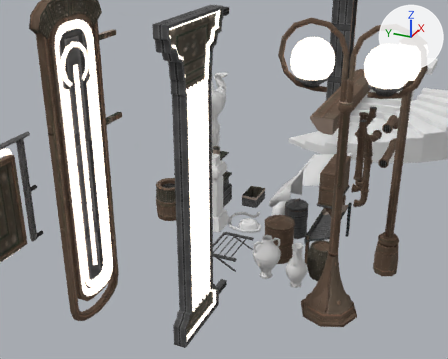
The FBX model Assets/ART/Mesh/Environment/Imports/DecorationSet.fbx, before and after one commit.
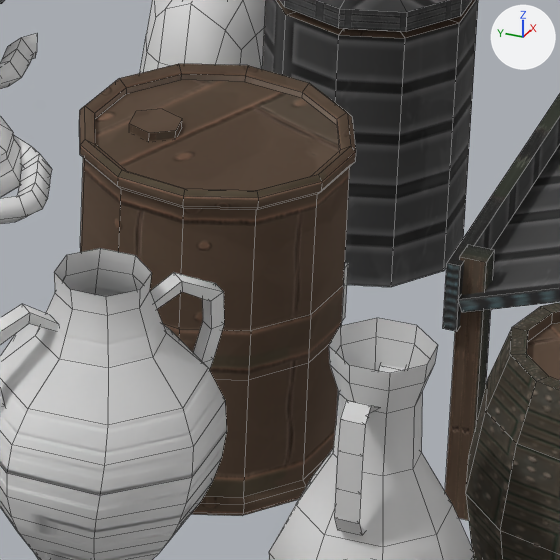
Each version is shown from a 50 mm lens placed at (-35.51, 40.56, 9.23), pointed at (-22.2, 46.55, 2.57), then close up on the part from 57% to 71% of the width and 58% to 75% of the height. Every picture has the same lights, and +X, +Y and +Z are marked at upper right. The close-ups show mesh edges as thin lines. Where no turn or scale is listed for an object, it has been applied to the vertices. Vertices at the same position are counted once.

Names of what the first close-up shows: 'Fass.001', 'Fass02.001', 'Rope.001', 'Sack.003', 'Stand.001', 'TrashCan.003', 'Vase.001', 'Vase02.001'.
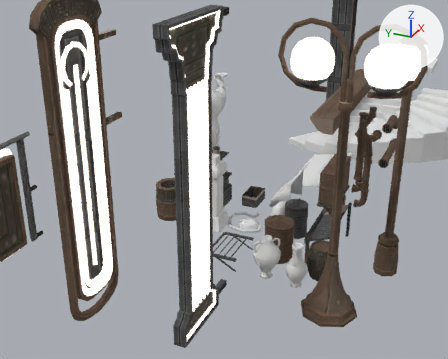
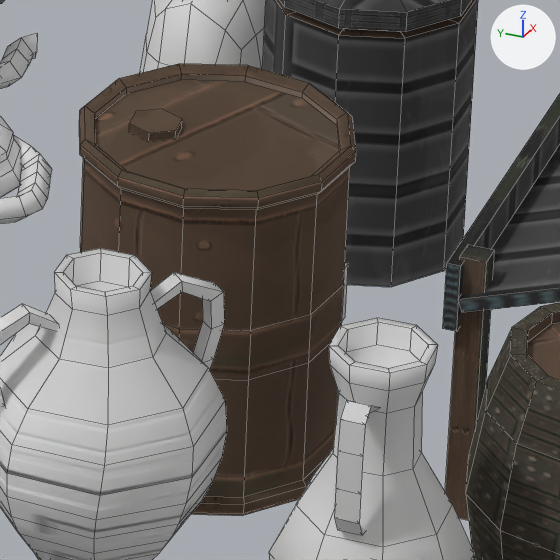
The edits, one by one:
me_vase02 is used by ob_vase02_001; location (-22.149, 45.336, -0.048).
me_vase02 had 160 vertices, 149 faces and spanned x -0.345..0.345, y -0.345..0.345, z 0.0..1.163.
me_vase02 now has 176 vertices, 166 faces and spans x -0.345..0.345, y -0.345..0.345, z 0.0..1.163.
Part 1, on me_vase02:
8 vertices are added at x -0.105..0.105, y -0.105..0.105, z 1.07.
8 new vertices lie (0.0, 0.0, 0.093) away from vertices in x -0.105..0.105, y -0.105..0.105, z 1.07.
17 new faces join them.
me_vase is used by ob_vase_001; location (-22.239, 44.474, -0.048).
me_vase had 134 vertices, 121 faces and spanned x -0.27..0.27, y -0.27..0.27, z 0.0..1.181.
me_vase now has 150 vertices, 138 faces and spans x -0.27..0.27, y -0.27..0.27, z 0.0..1.181.
Part 2, on me_vase:
8 vertices are added at x -0.118..0.118, y -0.118..0.118, z 1.108.
8 new vertices lie (0.0, 0.0, 0.073) away from vertices in x -0.118..0.118, y -0.118..0.118, z 1.108.
17 new faces join them.

Changed parts and their boxes [x1, y1, x2, y2] in the close-ups (560 x 560 px):
part 1 of me_vase02, added: after [54, 248, 152, 297]
part 2 of me_vase, added: after [329, 318, 437, 373]
